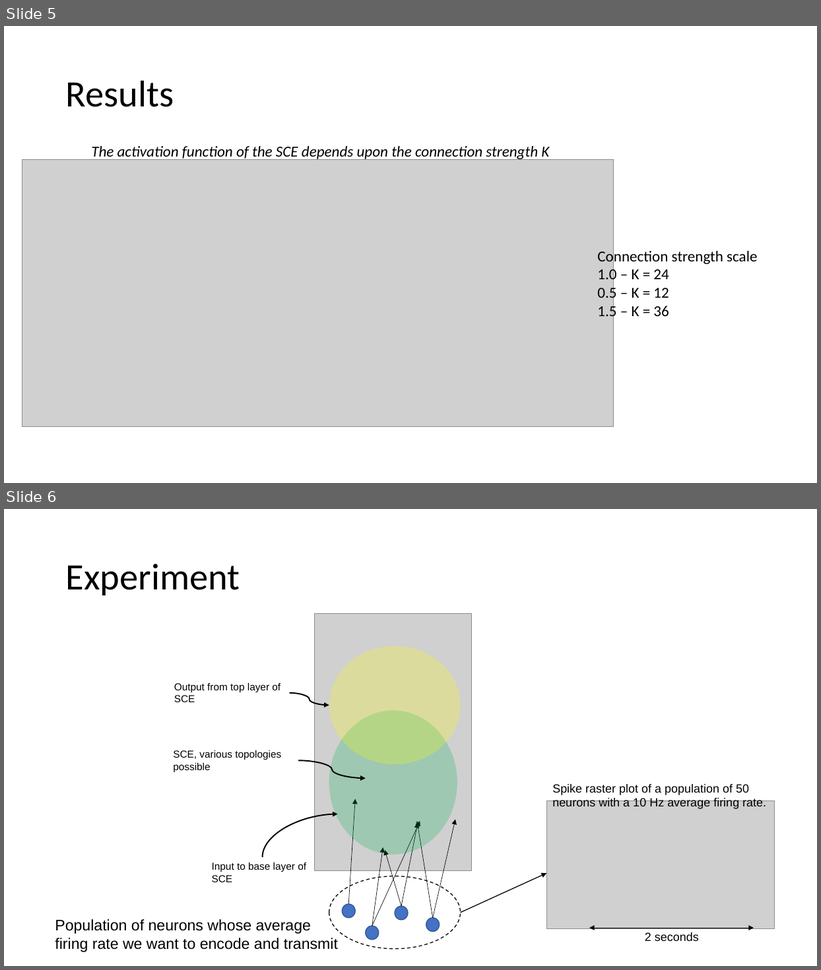
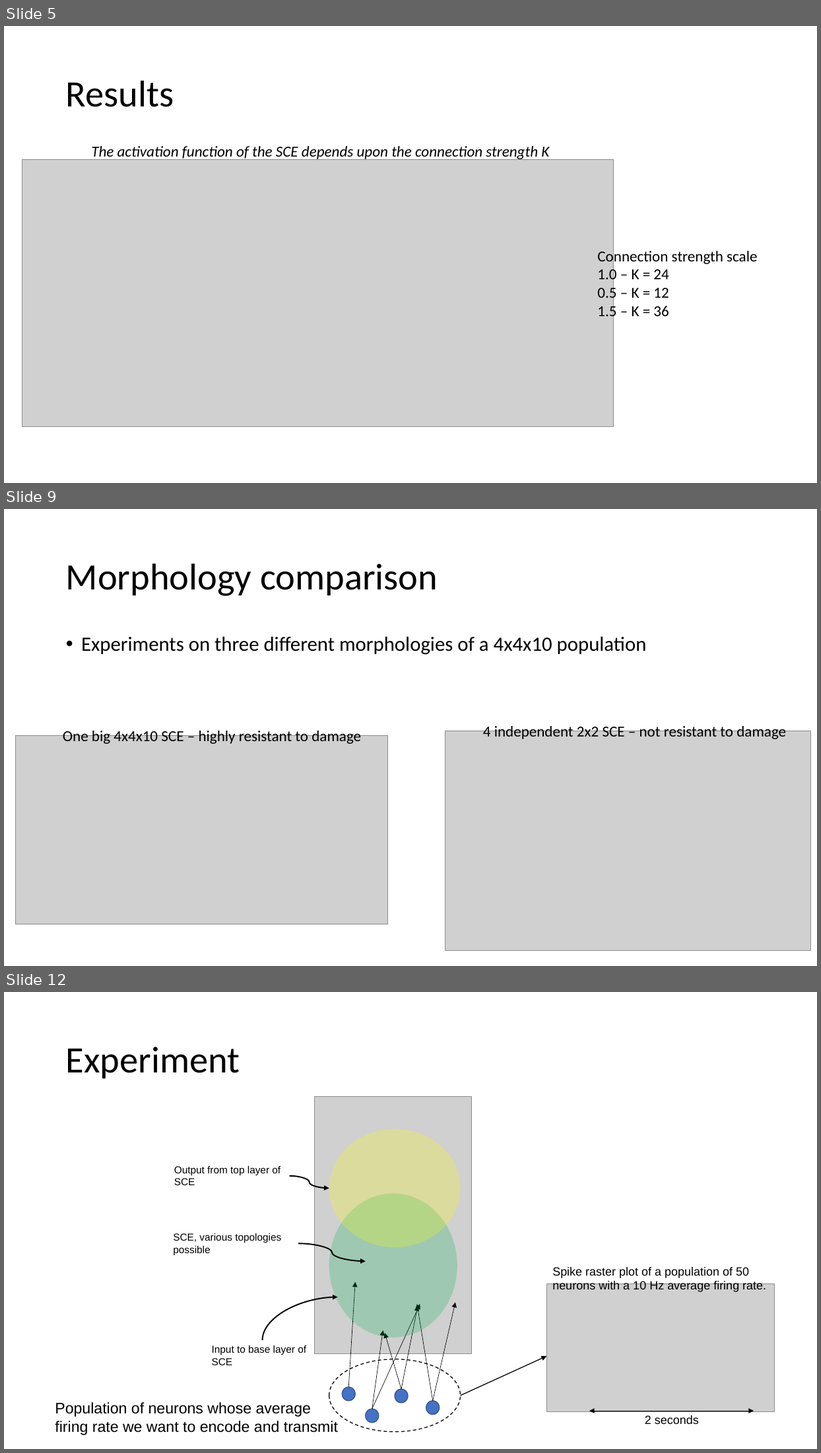
Before and after one commit to vbaker145/neuron, a slide deck: encoding_paper/Firing Rate Encoding Analysis.pptx. Shown one above the other, each under a label of ours: slides 5 and 6 before the commit, slides 5, 9 and 12 after it; the slides between them are not shown. The pictures are 821x970 and 821x1453 pixels, drawn with LibreOffice and Linux fonts; fonts in the diff are those of the drawing; grey boxes stand for pictures; background and template pictures are left out. Boxes give left, top, right and bottom in pixels: in the first picture for what was removed or moved away, otherwise in the second. Text is boxed around its words. In the diff, an @@ line names an element or a change of style, - is before the commit and + after.

Commit message:
Netowrk damage experiments. One big SCE andcoupled SCE are resilient, independent SCE are not

```diff
--- a/encoding_paper/Firing Rate Encoding Analysis.pptx
+++ b/encoding_paper/Firing Rate Encoding Analysis.pptx
@@ slide 9 added at (4, 509, 817, 966), background #FFFFFF @@
@@ title added at (66, 563, 438, 596), 44 pt, text #000000 @@
+Morphology comparison
@@ text added at (81, 636, 647, 655), 24 pt, text #000000 @@
+• Experiments on three different morphologies of a 4x4x10 population
@@ text added at (483, 723, 786, 739), 18 pt, text #000000 @@
+4 independent 2x2 SCE – not resistant to damage
@@ picture added at (16, 736, 388, 924) @@
@@ text added at (63, 729, 361, 744), 18 pt, text #000000 @@
+One big 4x4x10 SCE – highly resistant to damage
@@ picture added at (445, 731, 811, 951) @@
@@ what was slide 6 is now slide 12 @@
```
Also in this commit, not shown: 5 other slides added, 13 other files.
